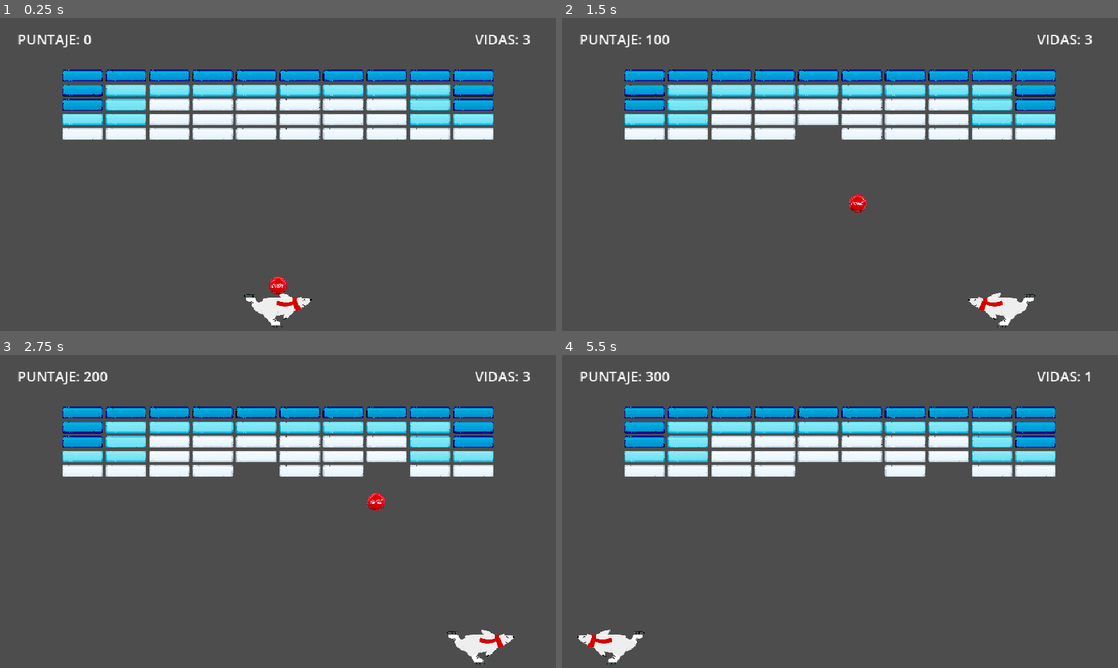
Above: before the commit, frames 1-4 (two rows, left to right).
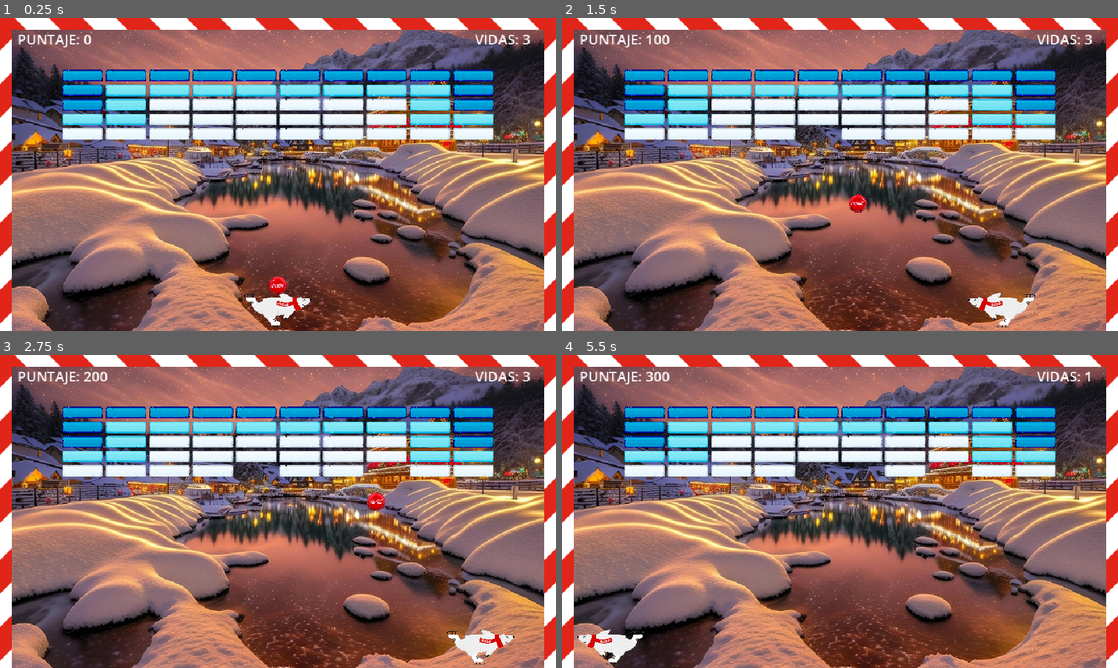
Above: after the commit, the same moments.

Repository: Alwedion/cocacolanoid
Game: Godot game, scene res://Scenes/arkanoid.tscn
The game is run twice, just before and just after one commit, with the same random seed, the same clock (stepped at 60 frames per second) and the same inputs.
Inputs:
- Up to frame 1 (0.25 s): no input
- Up to frame 2 (1.5 s): tap Enter (ui_accept) at 0.5, 0.77 s; hold Right (ui_right) 0.53-1.28 s; hold Left (ui_left) from 1.28 s (still down)
- Up to frame 3 (2.75 s): tap Enter (ui_accept) at 1.52 s; release Left (ui_left) at 2.03 s; hold Right (ui_right) from 2.03 s (still down)
- Up to frame 4 (5.5 s): tap Enter (ui_accept) at 3.02, 3.77, 4.52 s; release Right (ui_right) at 3.53 s; hold Left (ui_left) from 3.53 s (still down)

The runs differ from the first frame. In frame 1, 80% of the frame differs, in the area x 0-100%, y 0-100%; in frame 2, 80%; in frame 3, 81%; in frame 4, 81%.

Commit message:
changes

Diff:
--- a/Scenes/arkanoid.tscn
+++ b/Scenes/arkanoid.tscn
@@ -4,10 +4,12 @@
 [ext_resource type="Script" uid="uid://cfb0j5gaycctj" path="res://Scripts/ball.gd" id="2_01gq6"]
 [ext_resource type="Texture2D" uid="uid://bbgafget20hbj" path="res://Assets/bear.png" id="2_5y7lg"]
 [ext_resource type="Texture2D" uid="uid://bclqj0wbh71rr" path="res://Assets/ball.png" id="3_3dowy"]
+[ext_resource type="Texture2D" uid="uid://de81gwrexfxty" path="res://Assets/candystick texture thin.png" id="3_hnee1"]
 [ext_resource type="Script" uid="uid://d0uc87shu6b8w" path="res://Scripts/level.gd" id="3_ubs8n"]
 [ext_resource type="PackedScene" uid="uid://cb0t4oxvxhdf5" path="res://Scenes/NormalBrick.tscn" id="4_2se6l"]
 [ext_resource type="PackedScene" uid="uid://djsp6vw4iccjg" path="res://Scenes/MediumBrick.tscn" id="7_eitq0"]
 [ext_resource type="PackedScene" uid="uid://polre3xwjht4" path="res://Scenes/HardBrick.tscn" id="8_8kbsk"]
+[ext_resource type="Texture2D" uid="uid://b73vyy2y6tmji" path="res://Assets/christmas-village-in-the-mountains-8458822_960_720.jpg" id="9_8kbsk"]
 
 [sub_resource type="RectangleShape2D" id="RectangleShape2D_guh18"]
 size = Vector2(120, 20)
@@ -46,17 +48,29 @@
 [node name="CollisionShape2D" type="CollisionShape2D" parent="Walls/Top" unique_id=591146945]
 shape = SubResource("RectangleShape2D_djfhu")
 
+[node name="Sprite2D" type="Sprite2D" parent="Walls/Top" unique_id=1106856901]
+rotation = 1.5707964
+texture = ExtResource("3_hnee1")
+
 [node name="Left" type="StaticBody2D" parent="Walls" unique_id=1876122777]
 position = Vector2(10, 270)
 
 [node name="CollisionShape2D" type="CollisionShape2D" parent="Walls/Left" unique_id=674377675]
 shape = SubResource("RectangleShape2D_nccni")
 
+[node name="Sprite2D" type="Sprite2D" parent="Walls/Left" unique_id=103057302]
+position = Vector2(0, -138)
+texture = ExtResource("3_hnee1")
+
 [node name="Right" type="StaticBody2D" parent="Walls" unique_id=218471002]
 position = Vector2(950, 270)
 
 [node name="CollisionShape2D" type="CollisionShape2D" parent="Walls/Right" unique_id=1853430737]
 shape = SubResource("RectangleShape2D_6l4ap")
+
+[node name="Sprite2D" type="Sprite2D" parent="Walls/Right" unique_id=482422705]
+position = Vector2(0, -138)
+texture = ExtResource("3_hnee1")
 
 [node name="Ball" type="CharacterBody2D" parent="." unique_id=1347679701]
 position = Vector2(480, 540)
@@ -137,4 +151,9 @@
 layout_mode = 2
 text = "REINICIAR"
 
+[node name="Background" type="Sprite2D" parent="." unique_id=1966947369]
+z_index = -10
+position = Vector2(480, 270)
+texture = ExtResource("9_8kbsk")
+
 [connection signal="pressed" from="UI/GameOverPanel/VBoxContainer/RestartButton" to="Level" method="_on_restart_button_pressed"]
Binary file changed: Assets/bear.png
Binary file added: Assets/candystick texture thin.png
Not shown, added: Assets/candystick texture thin.png.import
Binary file added: Assets/candystick texture.png
Not shown, added: Assets/candystick texture.png.import
Binary file added: Assets/christmas-village-in-the-mountains-8458822_960_720.jpg
Not shown, added: Assets/christmas-village-in-the-mountains-8458822_960_720.jpg.import
Binary file added: Assets/snowy village night.png
Not shown, added: Assets/snowy village night.png.import
